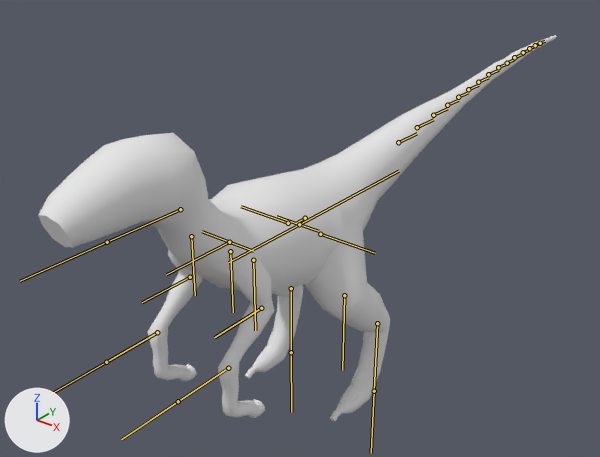
The FBX model RaptorFight/Assets/Art/Raptor.fbx: old version first, new version second.
Rendered twice from a 50 mm lens placed at (1.064, -1.35, 1.286), pointed at (-0.128, 0.14, 0.362). Arrows for +X, +Y and +Z are at lower left; the lights stay in place. The bones that bend it are drawn over the model as lines.
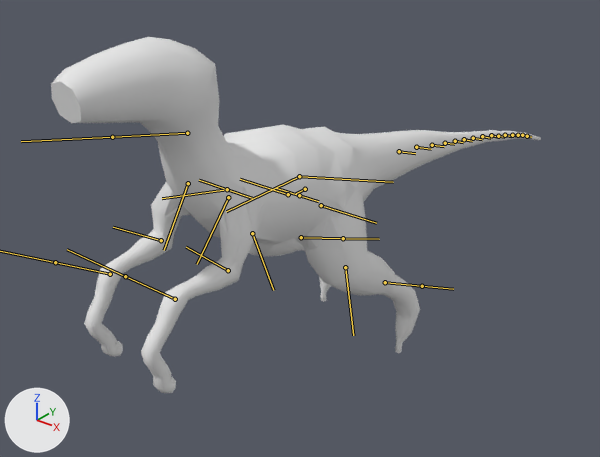
The newer file adds an action. The first version stands in its rest pose; the second is drawn at frame 1 of the action 'Armature.002|Jump'.

The edits, one by one:
Bone 'Body' (bone_body) moves from (0.0, 0.0, 0.0) to (0.0, 0.0, 0.072).
Bone 'Spine1' (bone_spine1) moves from (0.0, 0.0, 0.0) to (0.0, 0.0, -0.044).
Bone 'Spine2' (bone_spine2) turns from (0, 0, 0) to (-13, 0, 0) degrees about its own x, y and z.
Bone 'LeftLimb2_Joint1' (bone_leftlimb2_joint1) turns from (0, 0, 0) to (-41, 0, 0) degrees about its own x, y and z.
Bone 'RightLimb2_Joint1' (bone_rightlimb2_joint1) turns from (0, 0, 0) to (-32, 0, 0) degrees about its own x, y and z.
Bone 'LeftLimb1_Joint2' (bone_leftlimb1_joint2) turns from (0, 0, 0) to (12, 0, 0) degrees about its own x, y and z.
Bone 'LeftLimb1_Joint3' (bone_leftlimb1_joint3) turns from (0, 0, 0) to (52, 0, 0) degrees about its own x, y and z.
Bone 'RightLimb1_Joint2' (bone_rightlimb1_joint2) turns from (0, 0, 0) to (21, 0, 0) degrees about its own x, y and z.
Bone 'RightLimb1_Joint3' (bone_rightlimb1_joint3) turns from (0, 0, 0) to (47, 0, 0) degrees about its own x, y and z.
Bone 'Spine01' (bone_spine01) moves from (0.0, 0.0, 0.0) to (0.0, 0.0, 0.044).
Bone 'Spine01' (bone_spine01) turns from (0, 0, 0) to (-20, 0, 0) degrees about its own x, y and z.

What differs and where, as boxes (x1, y1, x2, y2) in the pictures (600 x 457 px):
'Mesh_0.004', posed (8% shorter)
    before: (38, 35, 556, 422)
    after: (51, 37, 541, 393)
bone 'Body', root to tip
    before: (305, 218) to (296, 223)
    after: (305, 189) to (296, 193)
bone 'Spine1', root to tip
    before: (299, 224) to (228, 262)
    after: (299, 176) to (226, 211)
bone 'Spine2', root to tip
    before: (229, 242) to (166, 274)
    after: (227, 189) to (162, 198)
bone 'LeftLimb2_Joint1', root to tip
    before: (230, 251) to (233, 312)
    after: (228, 197) to (197, 264)
bone 'RightLimb2_Joint1', root to tip
    before: (191, 236) to (195, 295)
    after: (188, 183) to (164, 250)
bone 'LeftLimb1_Joint2', root to tip
    before: (344, 295) to (342, 370)
    after: (345, 267) to (353, 335)
bone 'LeftLimb1_Joint3', root to tip
    before: (377, 323) to (374, 391)
    after: (385, 282) to (422, 286)
bone 'RightLimb1_Joint2', root to tip
    before: (253, 260) to (255, 330)
    after: (252, 233) to (273, 290)
bone 'RightLimb1_Joint3', root to tip
    before: (291, 288) to (291, 352)
    after: (301, 237) to (343, 238)
bone 'Spine01', root to tip
    before: (299, 224) to (398, 171)
    after: (299, 176) to (393, 182)
